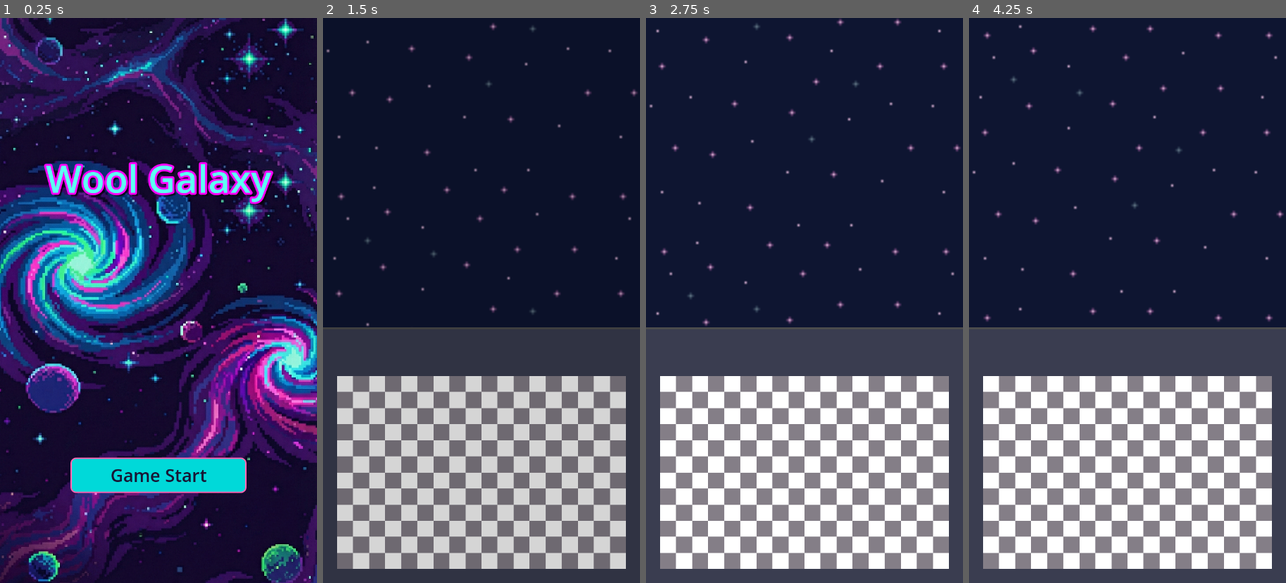
Above: before the commit, frames 1-4 (left to right).
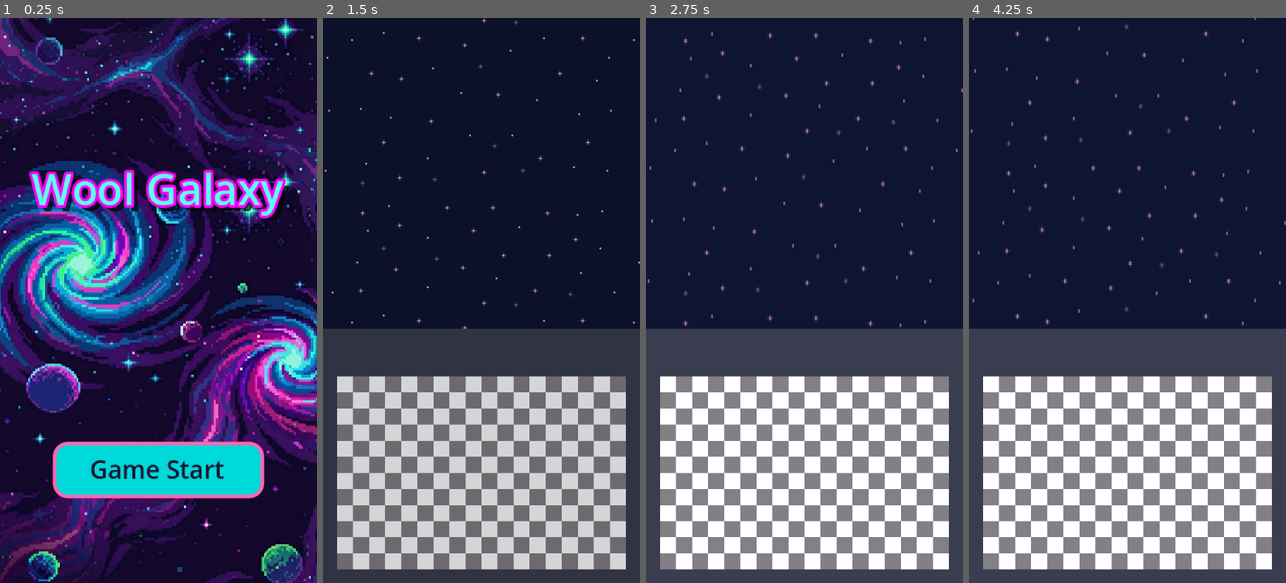
Above: after the commit, the same moments.

Repository: ZoNaDak/GalaxyPuzzleShooter_ProtoType
Game: Godot game, scene res://game/scenes/title/title_scene.tscn
The game is run twice, just before and just after one commit, with the same random seed, the same clock (stepped at 60 frames per second) and the same inputs.
Inputs:
- Up to frame 1 (0.25 s): no input
- Up to frame 2 (1.5 s): click "Game Start" at 0.5 s
- Up to frame 3 (2.75 s): no input
- Up to frame 4 (4.25 s): no input

The runs differ from the first frame. In frame 1, 9.4% of the frame differs, in the area x 9-92%, y 25-86%; in frame 2, 2.8%; in frame 3, 3.0%; in frame 4, 3.0%.

Commit message:
Modify Project Settings

Diff:
--- a/wool-galaxy-proto/game/scenes/main/main_scene.tscn
+++ b/wool-galaxy-proto/game/scenes/main/main_scene.tscn
@@ -16,6 +16,7 @@
 anchor_bottom = 1.0
 grow_horizontal = 2
 grow_vertical = 2
+theme_override_constants/separation = 0
 
 [node name="GameViewportContainer" type="SubViewportContainer" parent="Canvas/VBoxContainer"]
 clip_contents = true
@@ -26,20 +27,18 @@
 
 [node name="GameViewport" type="SubViewport" parent="Canvas/VBoxContainer/GameViewportContainer"]
 handle_input_locally = false
-size = Vector2i(720, 701)
+size = Vector2i(180, 176)
 render_target_update_mode = 4
 
 [node name="GameView" type="Node2D" parent="Canvas/VBoxContainer/GameViewportContainer/GameViewport"]
 
 [node name="Background" type="Parallax2D" parent="Canvas/VBoxContainer/GameViewportContainer/GameViewport/GameView"]
-scroll_offset = Vector2(1865, 392)
-repeat_size = Vector2(640, 640)
-autoscroll = Vector2(0, 100)
+repeat_size = Vector2(160, 160)
+autoscroll = Vector2(0, 50)
 repeat_times = 4
 
 [node name="Sprite" type="Sprite2D" parent="Canvas/VBoxContainer/GameViewportContainer/GameViewport/GameView/Background"]
-position = Vector2(434.00003, 320)
-scale = Vector2(5, 5)
+position = Vector2(90, 0)
 texture = ExtResource("2_n0hcn")
 region_rect = Rect2(0, 0, 639.89, 640)
 
@@ -64,9 +63,9 @@
 anchor_bottom = 1.0
 grow_horizontal = 2
 grow_vertical = 2
-theme_override_constants/margin_left = 32
-theme_override_constants/margin_right = 32
-theme_override_constants/margin_bottom = 32
+theme_override_constants/margin_left = 8
+theme_override_constants/margin_right = 8
+theme_override_constants/margin_bottom = 8
 
 [node name="MissileBoard" parent="Canvas/VBoxContainer/BottomUI/MarginContainer" instance=ExtResource("3_exta3")]
 layout_mode = 2
--- a/wool-galaxy-proto/game/scenes/title/title_scene.tscn
+++ b/wool-galaxy-proto/game/scenes/title/title_scene.tscn
@@ -5,15 +5,15 @@
 
 [sub_resource type="StyleBoxFlat" id="StyleBoxFlat_normal"]
 bg_color = Color(0, 0.85, 0.85, 1)
-border_width_left = 3
-border_width_top = 3
-border_width_right = 3
-border_width_bottom = 3
+border_width_left = 2
+border_width_top = 2
+border_width_right = 2
+border_width_bottom = 2
 border_color = Color(1, 0.4, 0.7, 1)
-corner_radius_top_left = 12
-corner_radius_top_right = 12
-corner_radius_bottom_right = 12
-corner_radius_bottom_left = 12
+corner_radius_top_left = 8
+corner_radius_top_right = 8
+corner_radius_bottom_right = 8
+corner_radius_bottom_left = 8
 
 [sub_resource type="StyleBoxFlat" id="StyleBoxFlat_pressed"]
 bg_color = Color(0, 0.6, 0.6, 1)
@@ -48,6 +48,7 @@
 grow_horizontal = 2
 grow_vertical = 2
 texture = ExtResource("2_gydy4")
+expand_mode = 3
 stretch_mode = 4
 
 [node name="Content" type="MarginContainer" parent="UI/Control"]
@@ -57,17 +58,17 @@
 anchor_bottom = 1.0
 grow_horizontal = 2
 grow_vertical = 2
-theme_override_constants/margin_left = 20
-theme_override_constants/margin_top = 100
-theme_override_constants/margin_right = 20
-theme_override_constants/margin_bottom = 100
+theme_override_constants/margin_left = 10
+theme_override_constants/margin_top = 32
+theme_override_constants/margin_right = 10
+theme_override_constants/margin_bottom = 48
 
 [node name="Layout" type="VBoxContainer" parent="UI/Control/Content"]
 layout_mode = 2
 size_flags_vertical = 3
 
 [node name="TopSpacer" type="Control" parent="UI/Control/Content/Layout"]
-custom_minimum_size = Vector2(0, 200)
+custom_minimum_size = Vector2(0, 44)
 layout_mode = 2
 
 [node name="TitleLabel" type="RichTextLabel" parent="UI/Control/Content/Layout"]
@@ -75,11 +76,11 @@
 theme_override_colors/default_color = Color(0.3652176, 1, 0.94855994, 1)
 theme_override_colors/font_outline_color = Color(0.9852559, 0.00074179115, 0.97567385, 1)
 theme_override_colors/font_shadow_color = Color(0, 0, 0, 0.5882353)
-theme_override_constants/shadow_outline_size = 10
-theme_override_constants/shadow_offset_x = 5
-theme_override_constants/shadow_offset_y = 5
-theme_override_constants/outline_size = 18
-theme_override_font_sizes/normal_font_size = 86
+theme_override_constants/shadow_outline_size = 2
+theme_override_constants/shadow_offset_x = 3
+theme_override_constants/shadow_offset_y = 3
+theme_override_constants/outline_size = 6
+theme_override_font_sizes/normal_font_size = 24
 text = "Wool Galaxy"
 fit_content = true
 horizontal_alignment = 1
@@ -90,19 +91,15 @@
 size_flags_vertical = 3
 
 [node name="StartButton" type="Button" parent="UI/Control/Content/Layout"]
-custom_minimum_size = Vector2(400, 80)
+custom_minimum_size = Vector2(120, 32)
 layout_mode = 2
 size_flags_horizontal = 4
 size_flags_vertical = 4
 theme_override_colors/font_color = Color(0.1, 0.08, 0.2, 1)
-theme_override_font_sizes/font_size = 40
+theme_override_font_sizes/font_size = 14
 theme_override_styles/normal = SubResource("StyleBoxFlat_normal")
 theme_override_styles/pressed = SubResource("StyleBoxFlat_pressed")
 theme_override_styles/hover = SubResource("StyleBoxFlat_normal")
 text = "Game Start"
 
-[node name="BottomSpacer" type="Control" parent="UI/Control/Content/Layout"]
-custom_minimum_size = Vector2(0, 100)
-layout_mode = 2
-
 [connection signal="pressed" from="UI/Control/Content/Layout/StartButton" to="." method="_on_start_button_pressed"]
--- a/wool-galaxy-proto/project.godot
+++ b/wool-galaxy-proto/project.godot
@@ -24,13 +24,13 @@
 
 [display]
 
-window/size/viewport_width=720
-window/size/viewport_height=1280
+window/size/viewport_width=180
+window/size/viewport_height=320
 window/size/resizable=false
 window/size/borderless=true
 window/size/window_width_override=360
 window/size/window_height_override=640
-window/stretch/mode="viewport"
+window/stretch/mode="canvas_items"
 window/handheld/orientation=1
 
 [rendering]
